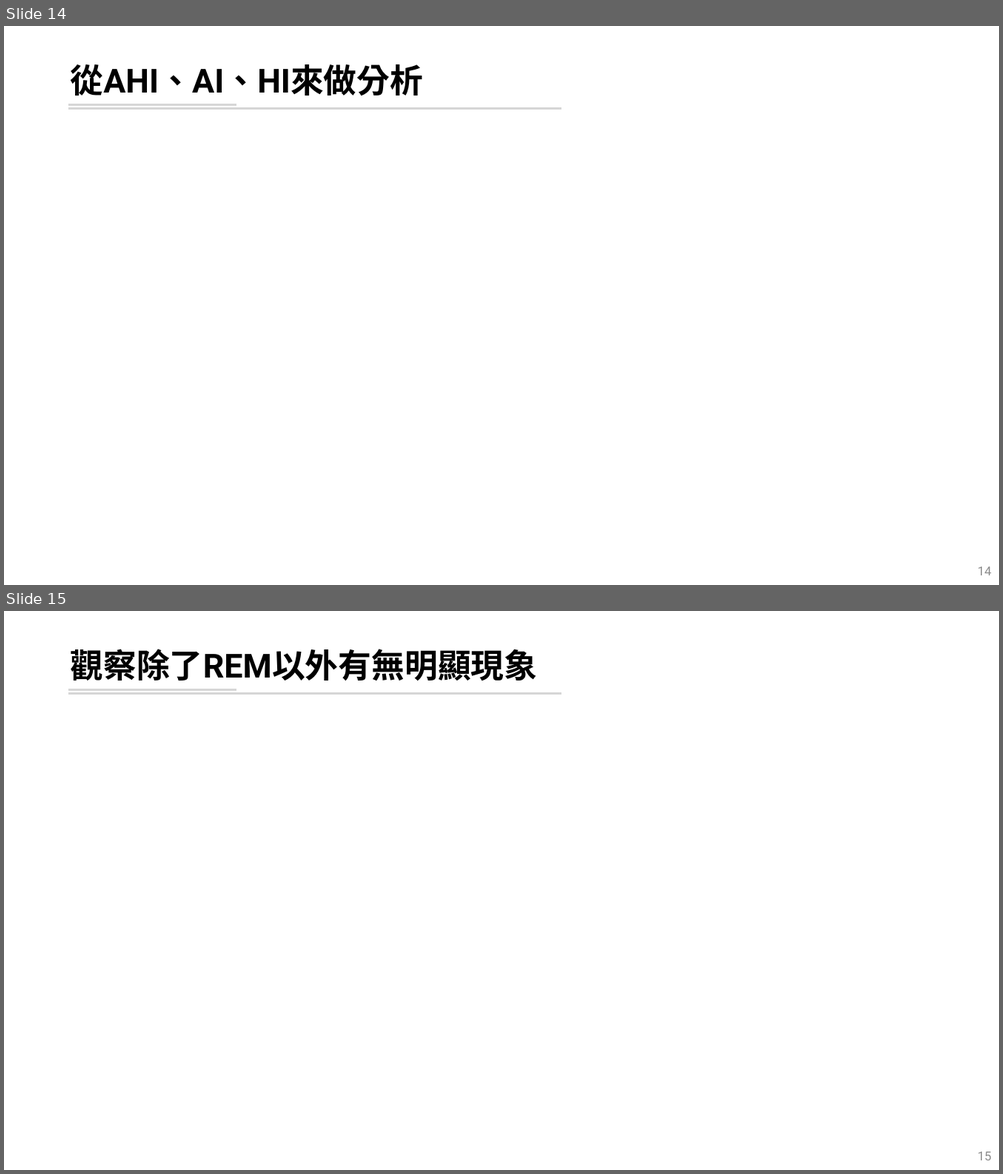
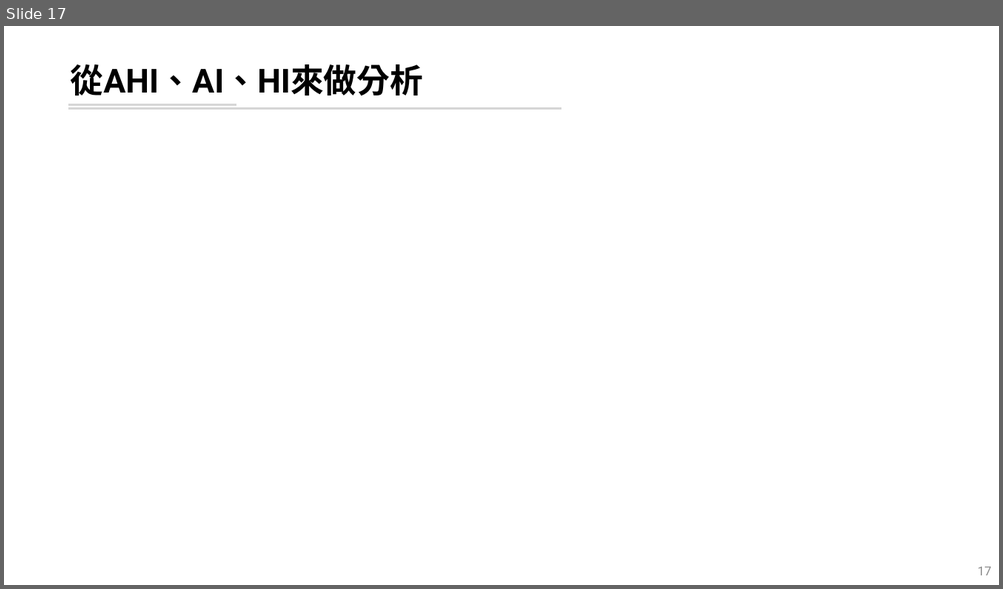
Before and after one commit to leooel97895750/REM_DataMining, a slide deck: 輪班工人暴露噪音下REM片斷化分析.pptx. Shown one above the other, each under a label of ours: slides 14 and 15 before the commit, slide 17 after it. The pictures are 1003x1174 and 1003x589 pixels, drawn with LibreOffice and Linux fonts; fonts in the diff are those of the drawing. Boxes give left, top, right and bottom in pixels: in the first picture for what was removed or moved away, otherwise in the second. Text is boxed around its words. In the diff, an @@ line names an element or a change of style, - is before the commit and + after.

```diff
--- a/輪班工人暴露噪音下REM片斷化分析.pptx
+++ b/輪班工人暴露噪音下REM片斷化分析.pptx
@@ slide 15 removed at [4,611,999,1170], background #FFFFFF; not listed: 2 template elements that a slide beside it also shows @@
@@ title removed at [70,649,537,681] @@
-觀察除了REM以外有無明顯現象
@@ page number removed at [977,1152,991,1161] @@
-15
@@ what was slide 14 is now slide 17 @@
@@ page number at [977,567,991,576]: text changed @@
-14
+17
```
Also in this commit, not shown: 3 slides changed, 3 slides added, 4 other files.
